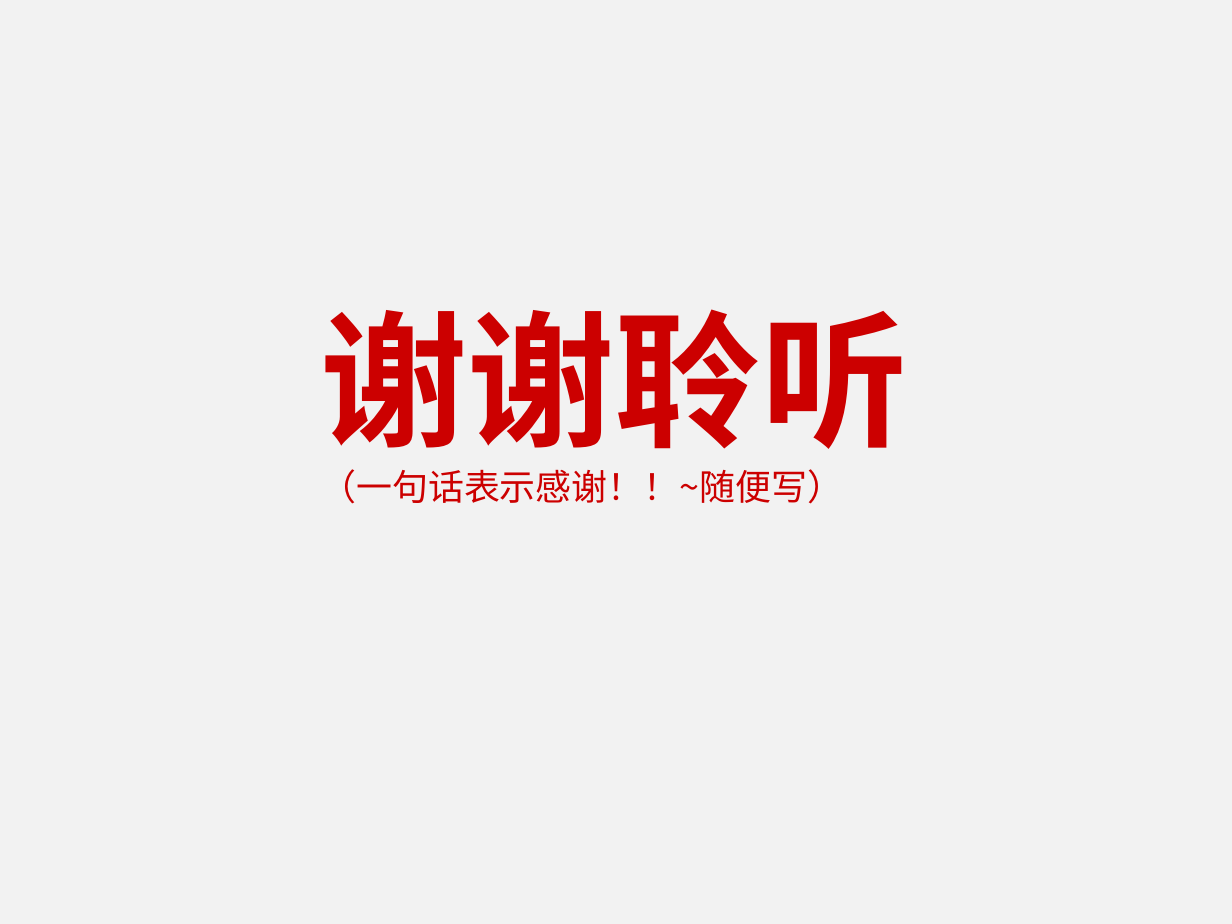
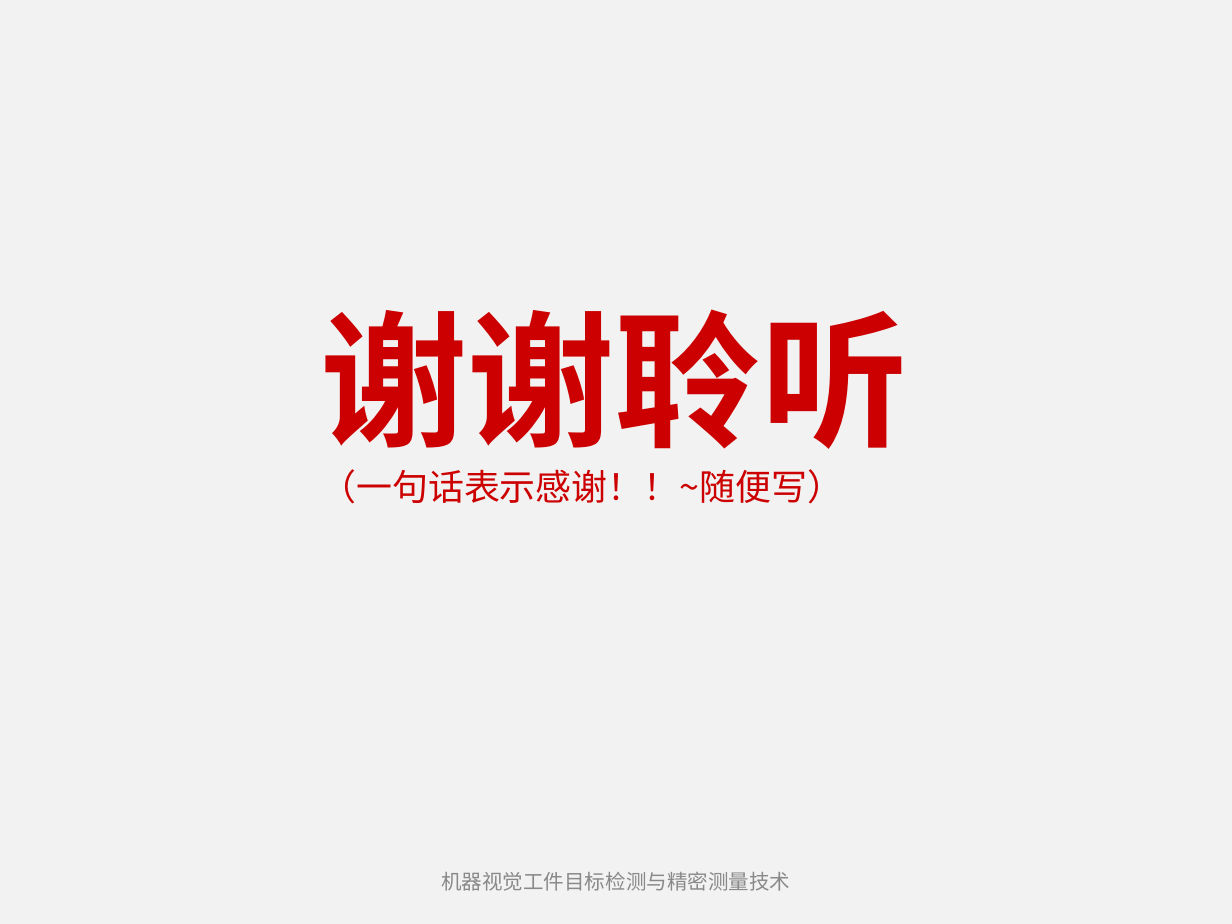
Before and after one commit to MrLYC/LYC.Graduation_project, a slide deck: slide 5 of 毕设/文档/刘奕聪PPT.ppt (slide 4 before the commit). Drawn at 1232x924 pixels with LibreOffice and Linux fonts; fonts in the diff are those of the drawing. Boxes give left, top, right and bottom in pixels: in the first picture for what was removed or moved away, otherwise in the second. Text is boxed around its words. In the diff, an @@ line names an element or a change of style, - is before the commit and + after.

```diff
--- a/毕设/文档/刘奕聪PPT.ppt
+++ b/毕设/文档/刘奕聪PPT.ppt
@@ text added at [441, 872, 790, 891], 12 pt, text #898989 @@
+机器视觉工件目标检测与精密测量技术
```
Also in this commit, not shown: 2 other slides changed, 1 slide added.
